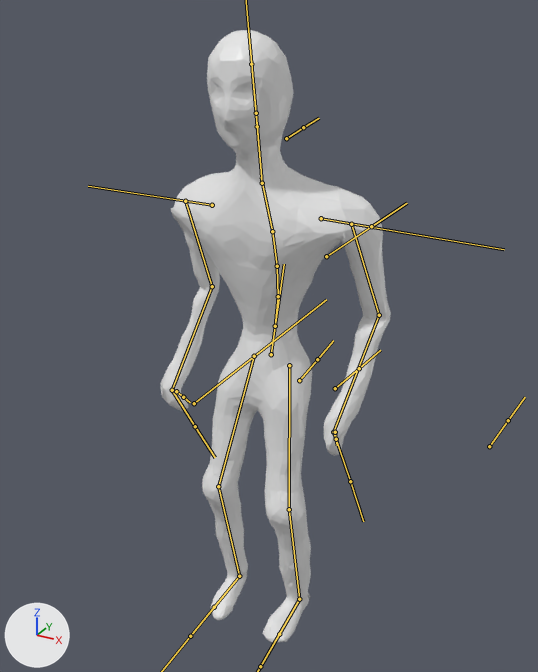
Two versions of the FBX model Assets/Characters/Prefabs/Mayan/Mayan.fbx, one commit apart.
The view is the same before and after, from a camera (50 mm lens) standing at (0.936, -1.666, 1.797) and looking at (-0.003, 0.042, 0.943). Lighting does not change. The marker at lower left points along +X, +Y and +Z. Both versions are drawn at frame 21 of the action 'MayanArm|Idle'; the numbers are the values there. The bones that bend it are drawn over the model as lines.

Names of what the first picture shows: 'Mayan'.
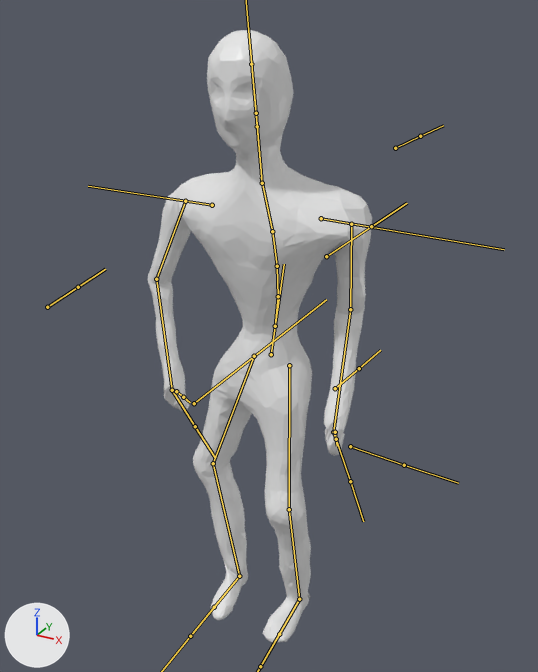
The edits, one by one:
Bone 'UpperLeg.r' (bone_upperleg_r) turns from (-10, 2, 3) to (7, 65, 21) degrees about its own x, y and z.
Bone 'Foot.r' (bone_foot_r) turns from (-15, -2, 1) to (-15, -27, -59) degrees about its own x, y and z.
Bone 'UpperArm.r.001' (bone_upperarm_r_001) turns from (3, 30, 78) to (5, -4, 93) degrees about its own x, y and z.
Bone 'Hand.l' (bone_hand_l) turns from (-39, 57, 22) to (-54, 94, 6) degrees about its own x, y and z.
Bone 'UpperArm.r' (bone_upperarm_r) turns from (-2, 35, 95) to (21, -53, 47) degrees about its own x, y and z.
Bone 'Hand.r' (bone_hand_r) turns from (66, -34, 1) to (97, 44, 62) degrees about its own x, y and z.

Where the change shows, as pixel boxes [x1, y1, x2, y2] in the pictures (538 x 672 px):
'Mayan', posed
    before: [160, 30, 391, 643]
    after: [147, 30, 372, 643]
bone 'UpperLeg.r', root to tip
    before: (254, 356) to (218, 486)
    after: (254, 356) to (213, 463)
bone 'UpperArm.r.001', root to tip
    before: (351, 224) to (379, 315)
    after: (351, 224) to (350, 309)
bone 'UpperArm.r', root to tip
    before: (185, 201) to (212, 286)
    after: (185, 201) to (156, 279)
